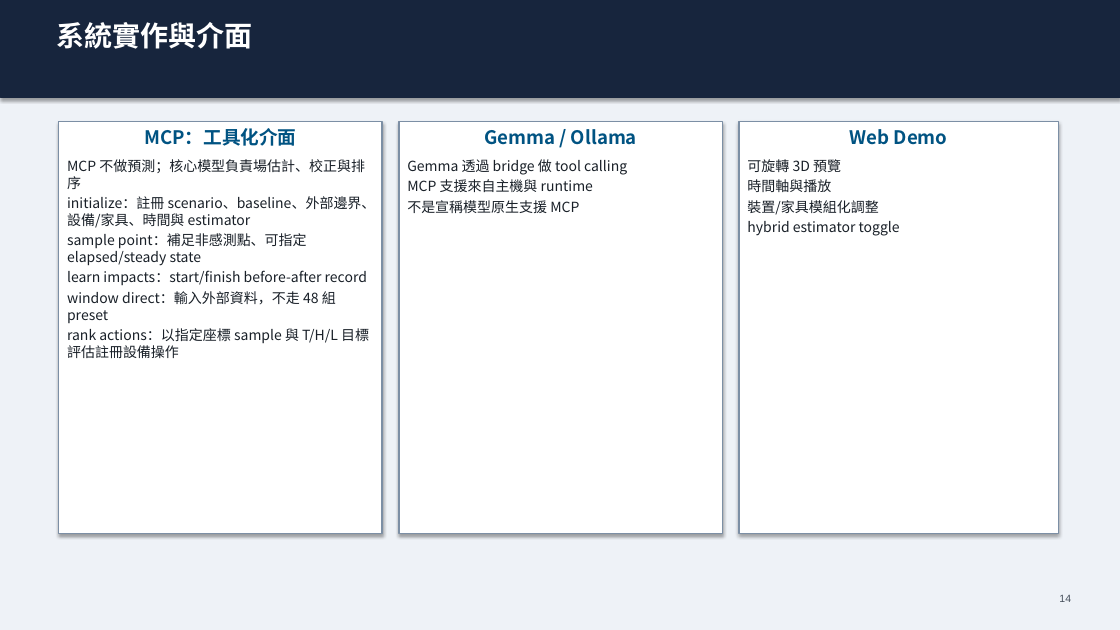
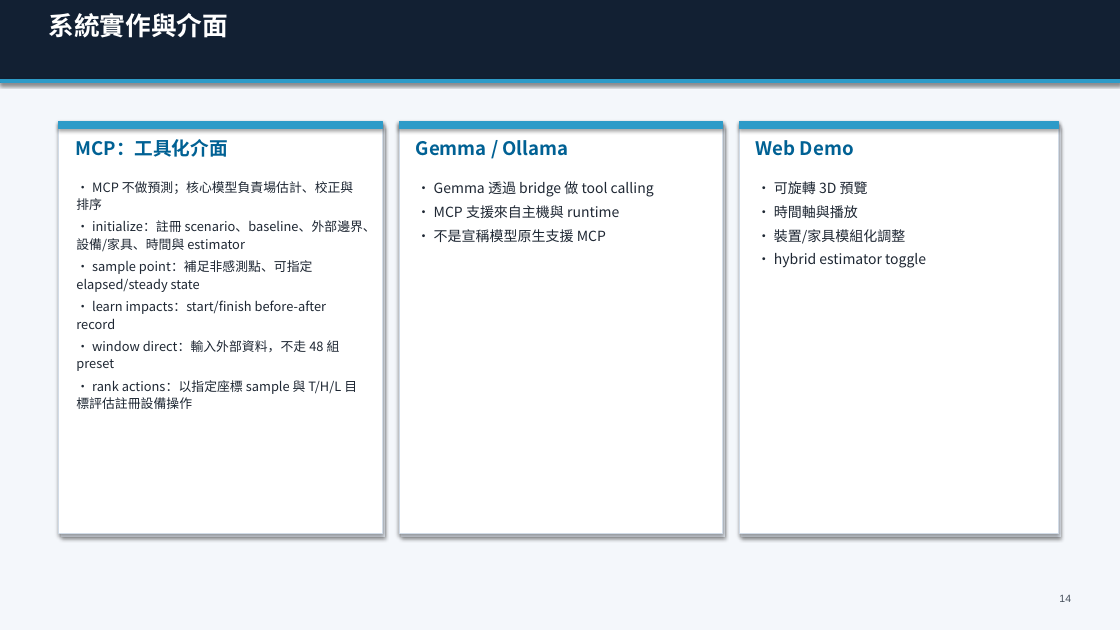
Before and after one commit to Yunitrish006006/A-Spatial-Digital-Twin-Prototype-for-Indoor-Spaces-with-Environmental-Factors, a slide deck: slide 14 of docs/papers/thesis/thesis_presentation_zh_30min.pptx. Drawn at 1120x630 pixels with LibreOffice and Linux fonts; fonts in the diff are those of the drawing. Boxes give left, top, right and bottom in pixels: in the first picture for what was removed or moved away, otherwise in the second. Text is boxed around its words. In the diff, an @@ line names an element or a change of style, - is before the commit and + after.

```diff
--- a/docs/papers/thesis/thesis_presentation_zh_30min.pptx
+++ b/docs/papers/thesis/thesis_presentation_zh_30min.pptx
@@ background #EEF2F7 to #F4F7FB @@
@@ rectangle: place and size @@
-rectangle at box(0, 0, 1120, 97)
+rectangle at box(0, 0, 1120, 82)
@@ rectangle at box(0, 0, 1120, 82): fill #17253D to #122033; outline #17253D 0.75 pt to #122033 0.75 pt @@
@@ text "系統實作與介面" at box(49, 13, 228, 38): size 24 to 22 pt @@
@@ rectangle added at box(0, 80, 1120, 82), fill #2D9BC8, outline #2D9BC8 0.75 pt @@
@@ rectangle added at box(59, 122, 382, 534), fill #FFFFFF, outline #D1DBE7 0.8 pt @@
@@ rectangle added at box(59, 122, 382, 129), fill #2D9BC8, outline #2D9BC8 0.75 pt @@
@@ rectangle added at box(61, 125, 385, 537), fill #E2E8F0, outline #E2E8F0 0.75 pt @@
@@ text added at box(76, 139, 228, 157), 16 pt, text #006194, bold @@
+MCP：工具化介面
@@ rectangle added at box(399, 122, 723, 534), fill #FFFFFF, outline #D1DBE7 0.8 pt @@
@@ rectangle added at box(399, 122, 723, 129), fill #2D9BC8, outline #2D9BC8 0.75 pt @@
@@ rectangle added at box(402, 125, 725, 537), fill #E2E8F0, outline #E2E8F0 0.75 pt @@
@@ text added at box(416, 140, 568, 156), 16 pt, text #006194, bold @@
+Gemma / Ollama
@@ rectangle added at box(739, 122, 1059, 534), fill #FFFFFF, outline #D1DBE7 0.8 pt @@
@@ rectangle added at box(739, 122, 1059, 129), fill #2D9BC8, outline #2D9BC8 0.75 pt @@
@@ rectangle added at box(742, 125, 1061, 537), fill #E2E8F0, outline #E2E8F0 0.75 pt @@
@@ text added at box(756, 140, 854, 156), 16 pt, text #006194, bold @@
+Web Demo
@@ text "• MCP 不做預測；核心模型負責場估計、校正與排序": place and size @@
-text "• MCP 不做預測；核心模型負責場估計、校正與排序" at box(59, 122, 382, 534)
+text "• MCP 不做預測；核心模型負責場估計、校正與排序" at box(76, 181, 376, 409)
@@ text "• Gemma 透過 bridge 做 ...": place and size @@
-text "• Gemma 透過 bridge 做 ..." at box(399, 122, 723, 534)
+text "• Gemma 透過 bridge 做 ..." at box(434, 181, 654, 242)
@@ fill #FFFFFF to none; outline #7C8FA5 1.2 pt to none; shadow off in 3 elements at box(76, 181, 376, 409), box(434, 181, 654, 242), box(774, 181, 926, 268) @@
@@ text "• 可旋轉 3D 預覽": place and size @@
-text "• 可旋轉 3D 預覽" at box(739, 122, 1059, 534)
+text "• 可旋轉 3D 預覽" at box(774, 181, 926, 268)
@@ text at box(76, 181, 376, 409): text changed; size 12 to 11 pt; text colour #192028 to #1E2733 @@
-MCP：工具化介面
-MCP 不做預測；核心模型負責場估計、校正與排序
-initialize：註冊 scenario、baseline、外部邊界、設備/家具、時間與 estimator
-sample point：補足非感測點、可指定 elapsed/steady state
-learn impacts：start/finish before-after record
-window direct：輸入外部資料，不走 48 組 preset
-rank actions：以指定座標 sample 與 T/H/L 目標評估註冊設備操作
+• MCP 不做預測；核心模型負責場估計、校正與排序
+• initialize：註冊 scenario、baseline、外部邊界、設備/家具、時間與 estimator
+• sample point：補足非感測點、可指定 elapsed/steady state
+• learn impacts：start/finish before-after record
+• window direct：輸入外部資料，不走 48 組 preset
+• rank actions：以指定座標 sample 與 T/H/L 目標評估註冊設備操作
@@ text at box(434, 181, 654, 242): text changed; text colour #192028 to #1E2733 @@
-Gemma / Ollama
-Gemma 透過 bridge 做 tool calling
-MCP 支援來自主機與 runtime
-不是宣稱模型原生支援 MCP
+• Gemma 透過 bridge 做 tool calling
+• MCP 支援來自主機與 runtime
+• 不是宣稱模型原生支援 MCP
@@ text at box(774, 181, 926, 268): text changed; text colour #192028 to #1E2733 @@
-Web Demo
-可旋轉 3D 預覽
-時間軸與播放
-裝置/家具模組化調整
-hybrid estimator toggle
+• 可旋轉 3D 預覽
+• 時間軸與播放
+• 裝置/家具模組化調整
+• hybrid estimator toggle
```
Also in this commit, not shown: 52 other slides changed, 2 other files.
